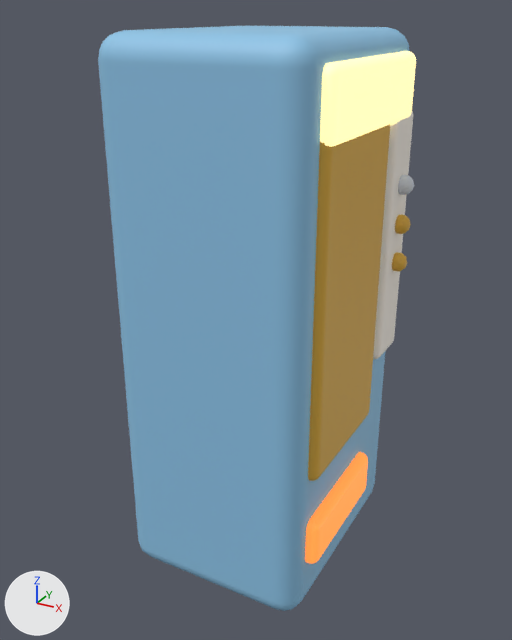
An edit to the glTF model public/models/vending.glb, drawn before and after from the same camera.
Both versions are drawn from a 50 mm camera at (1.115, -2.088, 1.957) aimed at (-0.013, -0.037, 0.932). Every picture has the same lights, and +X, +Y and +Z are marked at lower left. The picture after the commit comes second. Where no turn or scale is listed for an object, it has been applied to the vertices. Vertices at exactly the same position are counted once.

In view in the first picture: 'vending'.
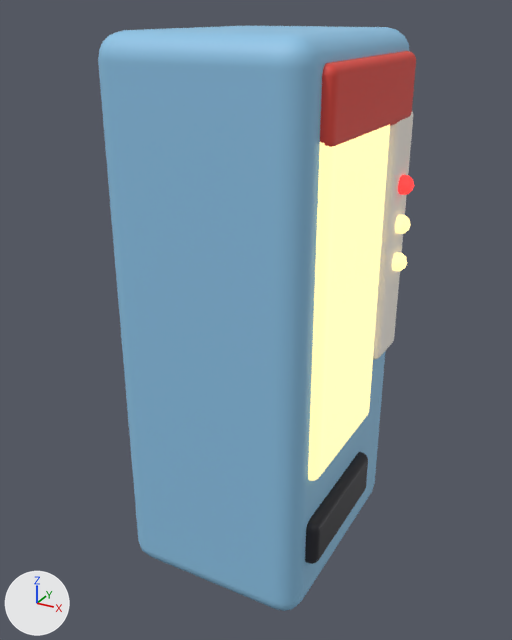
Location of each change, [x1, y1, x2, y2] in pixels of the pictures (512 x 640 px; the box of a moved part takes in the faces that stretch with it):
part 1 of me_vending_003, moved or reshaped
    both: [392, 175, 414, 271]
part 2 of me_vending_003, surface changed (brown to beige)
    both: [298, 44, 416, 569]

The edits, one by one:
me_vending_003 has 2841 vertices, 5602 faces and spans x -0.39..0.39, y -0.43..0.43, z -0.95..0.95.
me_vending_003 is used by ob_vending; location (0.037, 0.0, 0.95).
me_vending_003 part 1: 201 of 2841 vertices moved; they spanned x 0.32..0.39, y 0.26..0.32, z 0.13..0.49 and now span x 0.32..0.39, y 0.26..0.32, z 0.13..0.49; mean shift (0.0, 0.0, 0.0); largest move (0.35, 0.29, 0.41) -> (0.35, 0.29, 0.49).
me_vending_003 part 2: 5545 kept faces spanning x -0.39..0.39, y -0.43..0.43, z -0.95..0.95 get new texture (UV) coordinates.
